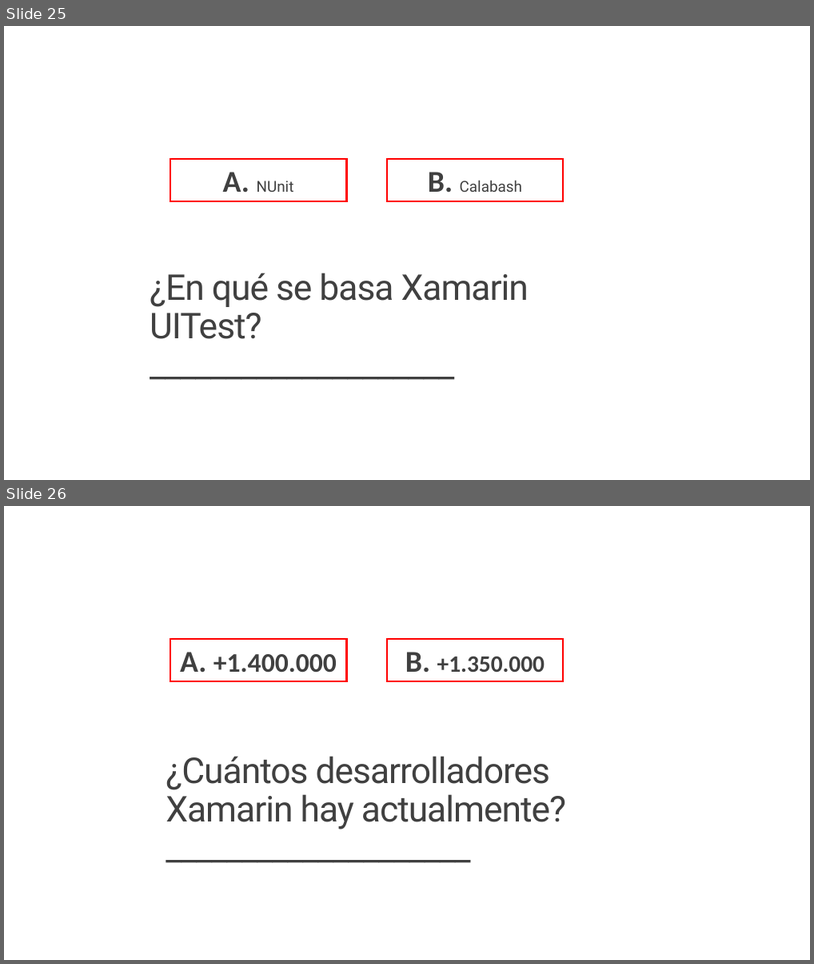
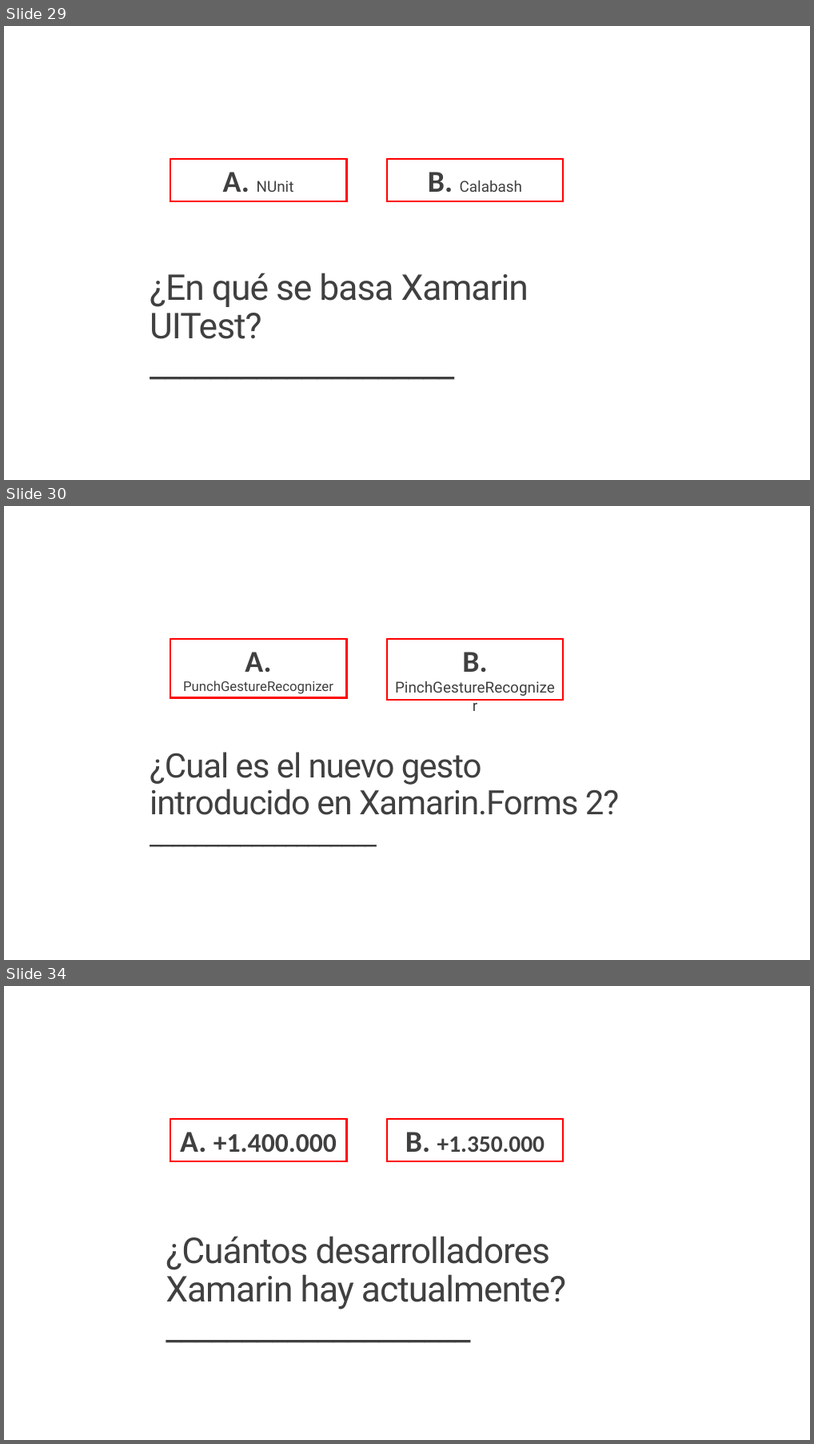
Before and after one commit to jsuarezruiz/Events, a slide deck: Xamarin 4 Party/03. Xamarin 4 Contest.pptx. Shown one above the other, each under a label of ours: slides 25 and 26 before the commit, slides 29, 30 and 34 after it; the slides between them are not shown. The pictures are 814x964 and 814x1444 pixels, drawn with LibreOffice and Linux fonts; fonts in the diff are those of the drawing. Boxes give left, top, right and bottom in pixels: in the first picture for what was removed or moved away, otherwise in the second. Text is boxed around its words. In the diff, an @@ line names an element or a change of style, - is before the commit and + after.

```diff
--- a/Xamarin 4 Party/03. Xamarin 4 Contest.pptx
+++ b/Xamarin 4 Party/03. Xamarin 4 Contest.pptx
@@ slide 30 added at box(4, 506, 810, 960), background #FFFFFF @@
@@ rectangle added at box(170, 639, 347, 698), outline #FF0000 2.25 pt, 16 pt, text #404040 @@
+A. PunchGestureRecognizer
@@ rectangle added at box(387, 639, 563, 700), outline #FF0000 2.25 pt, 18 pt, text #404040 @@
+B. PinchGestureRecognizer
@@ title added at box(150, 752, 619, 815), 40 pt, text #404040 @@
+¿Cual es el nuevo gesto introducido en Xamarin.Forms 2?
+____________________
@@ what was slide 25 is now slide 29 @@
@@ what was slide 26 is now slide 34 @@
```
Also in this commit, not shown: 7 other slides added, 22 other files.
